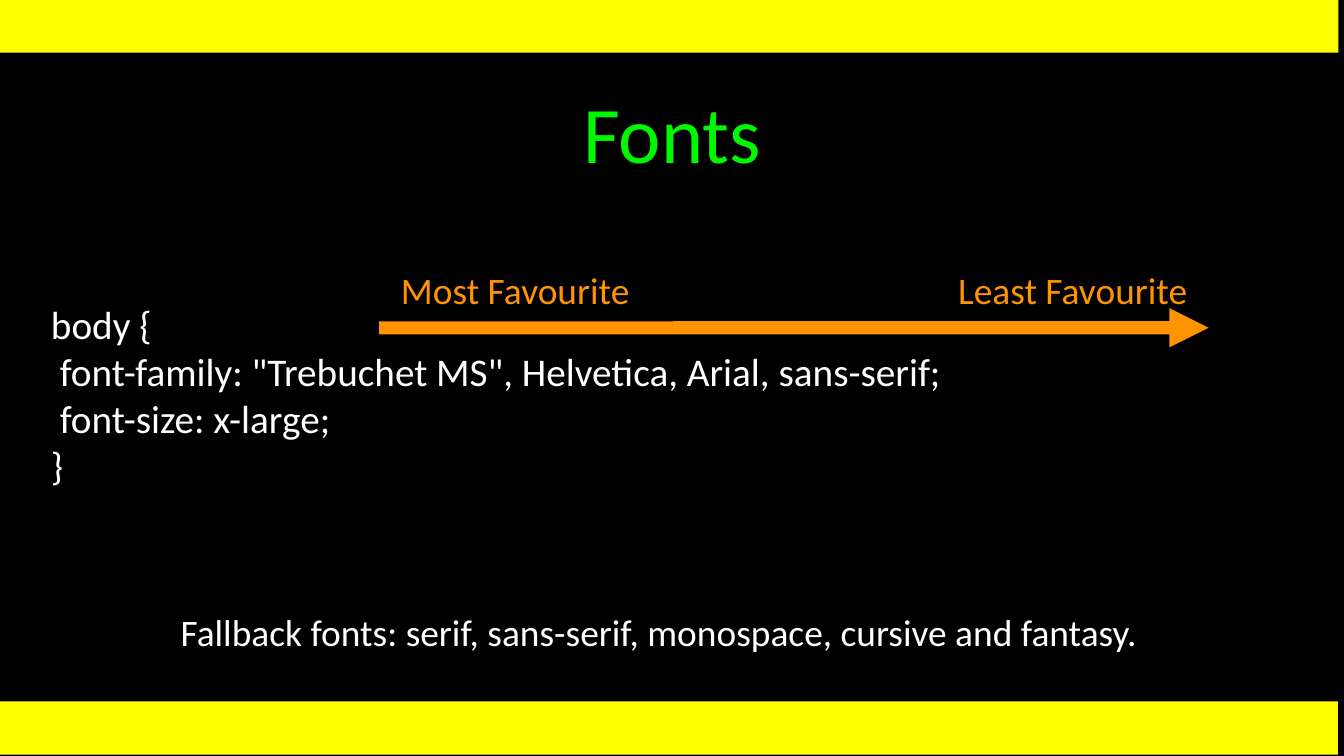
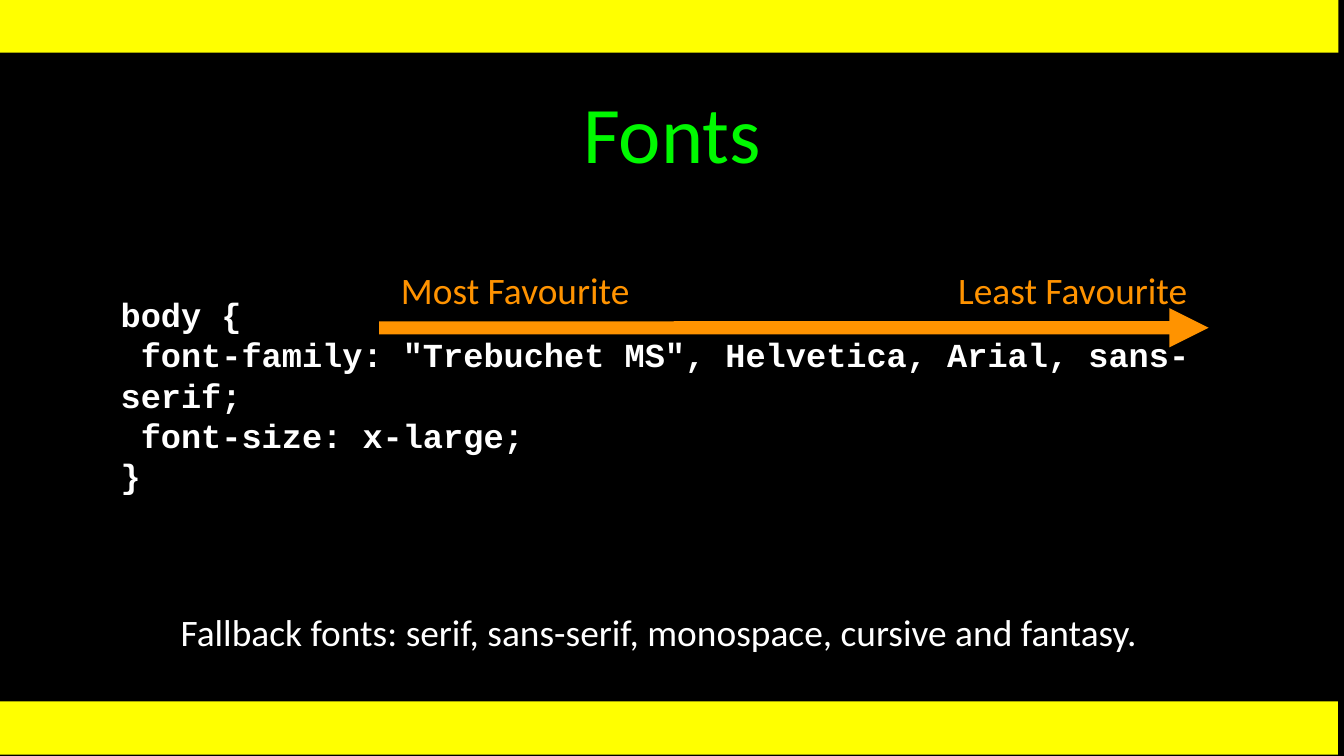
Before and after one commit to csev/wa4e, a slide deck: slide 26 of lectures/Web-03-CSS.ppt (slide 25 before the commit). Drawn at 1344x756 pixels with LibreOffice and Linux fonts; fonts in the diff are those of the drawing. Boxes give left, top, right and bottom in pixels: in the first picture for what was removed or moved away, otherwise in the second. Text is boxed around its words. In the diff, an @@ line names an element or a change of style, - is before the commit and + after.

Commit message:
Add anchors, colors, and fonts

```diff
--- a/lectures/Web-03-CSS.ppt
+++ b/lectures/Web-03-CSS.ppt
@@ text "body {" moved from (x1=51, y1=311, x2=941, y2=440) to (x1=121, y1=303, x2=1189, y2=455) @@
@@ text "body {" at (x1=121, y1=303, x2=1189, y2=455): size 21 to 18 pt, font Calibri to Courier New, bold on @@
```
Also in this commit, not shown: 2 slides added, 2 slides removed, 5 other files.
